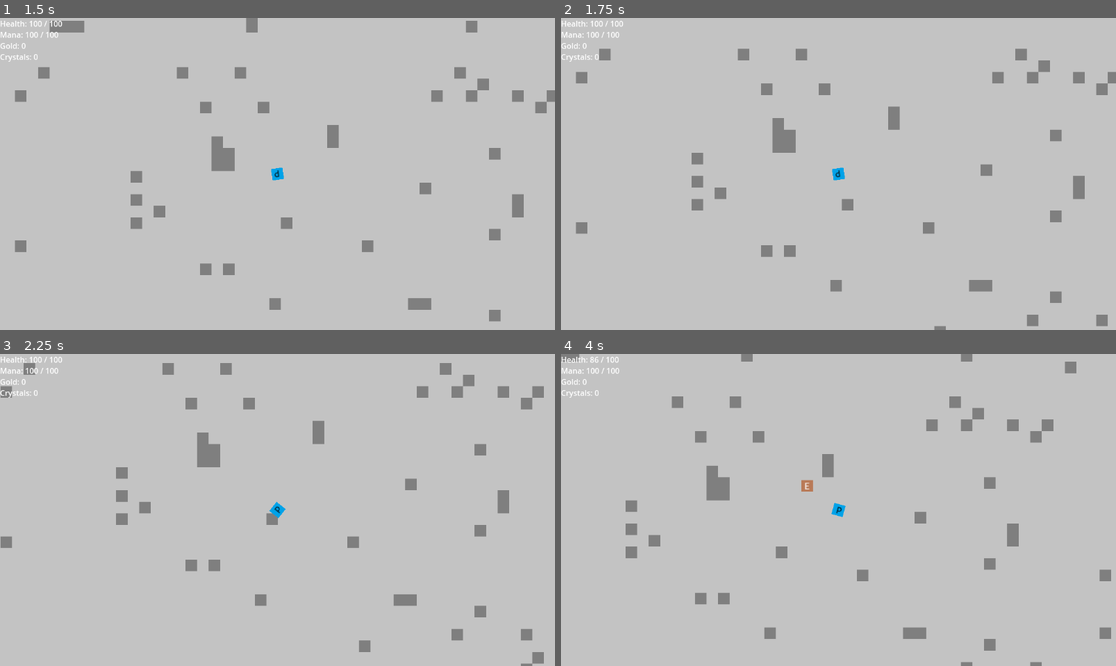
Above: before the commit, frames 1-4 (two rows, left to right).
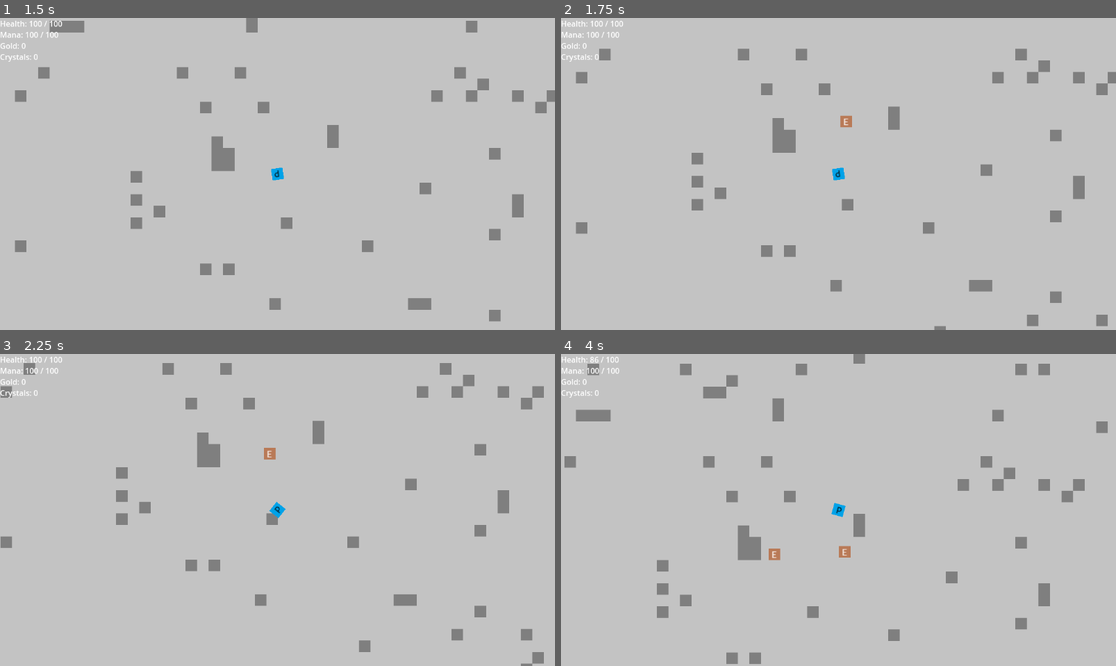
Above: after the commit, the same moments.

Repository: Doubel-cat/Doubel-cat.github.io
Game: Godot game, scene res://scenes/play_ground/play_ground.tscn
Same seed, same stepped clock (60 frames per second), same inputs: the game is played once before the commit and once after it.
Inputs (mouse positions are in pixels of both pictures, inside the frame that each line leads up to):
- Up to frame 1 (1.5 s): tap Enter at 0.5 s; move the mouse to (399, 158) at 0.52 s; hold D (move_right) 0.53-1.28 s; hold E (interact) 0.53-1.28 s; move the mouse to (166, 189) at 1.27 s; hold S (move_down) from 1.28 s (still down); click (166, 189) at 1.35 s
- Up to frame 2 (1.75 s): keep holding S (move_down)
- Up to frame 3 (2.25 s): move the mouse to (333, 441) at 2.02 s; release S (move_down) at 2.03 s; hold D (move_right) from 2.03 s (still down); hold E (interact) from 2.03 s (still down)
- Up to frame 4 (4 s): move the mouse to (810, 572) at 2.77 s; release D (move_right) at 2.78 s; release E (interact) at 2.78 s; hold W (move_up) 2.78-3.53 s; click (810, 572) at 2.85 s; move the mouse to (1005, 556) at 3.52 s; hold A (move_left) from 3.53 s (still down); hold E (interact) from 3.53 s (still down)

Frame 1 is identical in both runs. In frame 2, less than 0.1% of the frame differs, in the area x 50-53%, y 31-35%; in frame 3, less than 0.1%; in frame 4, 7.1%, in the area x 0-100%, y 0-100%.

Commit message:
add: game update change file strucuter

Diff:
--- a/project/project.godot
+++ b/project/project.godot
@@ -18,6 +18,7 @@
 [autoload]
 
 player_controllers="*res://scripts/player_controllers.gd"
+EnemyData="*res://scripts/EnemyData.gd"
 
 [importer_defaults]
 
--- a/project/scenes/entities/small_enemies/small_enemies.gd
+++ b/project/scenes/entities/small_enemies/small_enemies.gd
@@ -4,11 +4,12 @@
 var dash = load_ability("dash")
 var crush = load_ability("crush")
 
-
-var aggro_range = 200
-var min_firing_range = 100
+var enemies_name = "small_enemies"
+var entity_info = EnemyData.get_enemies_info(enemies_name)
+var aggro_range = entity_info["aggro_range"]
+var min_firing_range = entity_info["min_firing_range"]
 var nearest_player = null
-var crush_damage = 15
+var crush_damage = entity_info["crush_damage"]
 var crush_cool_down = 30
 var collision_count: int = 0
 
@@ -17,15 +18,15 @@
 func _ready():
 	super._ready()
 	add_to_group("foe")
-	self.global_cooldown = 120
-	self.max_speed = 50
-	self.current_speed = 50
-	self.current_health = 40
-	self.max_health = 40
-	self.health_regen = 0
+	self.global_cooldown = entity_info["global_cooldown"]
+	self.max_speed = entity_info["max_speed"]
+	self.current_speed = entity_info["current_speed"]
+	self.current_health = entity_info["current_health"]
+	self.max_health = entity_info["max_health"]
+	self.health_regen = entity_info["health_regen"]
 	self.death_config = {
 		"gold":{
-			"amount": 5
+			"amount": entity_info["gould_amount"]
 		}
 	}
 	pass # Replace with function body.
--- a/project/scenes/play_ground/play_ground.gd
+++ b/project/scenes/play_ground/play_ground.gd
@@ -1,6 +1,9 @@
 extends Node2D
 
-var count_check: int = 0
+var player_node = null
+var entity_info = null
+var entity_scene = null
+var generation_freq_decay = null
 
 # Called when the node enters the scene tree for the first time.
 func _ready():
@@ -26,12 +29,23 @@
 	get_node("/root/player_controllers").camera_changed = false
 
 
+func enemies_generation_logic(generation_frequncy, declay_frequncy,enemy_type):
+	if enemy_type == "small_enemies":
+		player_node = get_node("../player_controllers/Player")
+		entity_info = EnemyData.get_enemies_info(enemy_type)
+		entity_scene = load("res://scenes/entities/small_enemies/" + enemy_type + ".tscn")
+		generation_freq_decay = EnemyData.get_enemies_info("small_enemies")["generation_freq_decay"]
+
+	if (player_controllers.count % generation_frequncy == 0) && (EnemyData.get_enemies_info("small_enemies")["generaion_checker"] != player_controllers.count):
+		player_controllers.spawn_enemies(player_node, entity_scene)
+		EnemyData.get_enemies_info("small_enemies")["generaion_checker"] = player_controllers.count
+
+	if (player_controllers.count % declay_frequncy == 0) && (EnemyData.get_enemies_info("small_enemies")["generation_freq"] > EnemyData.get_enemies_info("small_enemies")["generation_freq_min"]):
+		EnemyData.get_enemies_info("small_enemies")["generation_freq"] -= generation_freq_decay
+
 # Called every frame. 'delta' is the elapsed time since the previous frame.
 func _process(delta):
-	var player_node = get_node("../player_controllers/Player")
-	if (player_controllers.count % (60 *3) == 0) && (count_check != player_controllers.count):
-		player_controllers.spawn_enemies(player_node)
-		count_check = player_controllers.count
+	enemies_generation_logic(EnemyData.get_enemies_info("small_enemies")["generation_freq"], (60*10), "small_enemies")
 
 	if get_node("/root/player_controllers").rest_game:
 		self.reset_game()
--- /dev/null
+++ b/project/scripts/EnemyData.gd
@@ -0,0 +1,48 @@
+extends Node
+
+var enemies = {
+	"small_enemies":
+		{"aggro_range": 200,
+		 "min_firing_range": 100,
+		 "crush_damage": 15,
+		 "global_cooldown": 120,
+		 "max_speed": 50,
+		 "current_speed": 50,
+		 "current_health": 40,
+		 "max_health": 40,
+		 "health_regen": 0,
+		 "gould_amount":5,
+		 "generation_freq": 100,
+		 "generation_freq_min": 30,
+		 "generation_freq_decay": 5,
+		 "generaion_checker": 0
+		},
+
+}
+
+func get_enemies_info(enemies_name):
+	if enemies.has(enemies_name):
+		return enemies[enemies_name]
+	else:
+		return {}
+
+func set_enemies_info(enemies_name, info):
+	enemies[enemies_name] = info
+
+
+
+
+
+
+
+
+
+
+# Called when the node enters the scene tree for the first time.
+func _ready():
+	pass # Replace with function body.
+
+
+# Called every frame. 'delta' is the elapsed time since the previous frame.
+func _process(delta):
+	pass
--- a/project/scripts/player_controllers.gd
+++ b/project/scripts/player_controllers.gd
@@ -12,6 +12,8 @@
 var player_initial_speed = 100
 var camera_changed = false
 var rest_game = false
+
+
 
 func get_current_player():
 	if (player_node):
@@ -55,9 +57,9 @@
 	pass
 
 
-func spawn_enemies(player_node):
+func spawn_enemies(player_node, enemies_scene):
 	randomize()
-	var enemies = load("res://scenes/entities/small_enemies/small_enemies.tscn")
+	var enemies = enemies_scene
 	var player = player_node
 	var enemies_node = enemies.instantiate()
 	enemies_node.z_index = player.z_index
